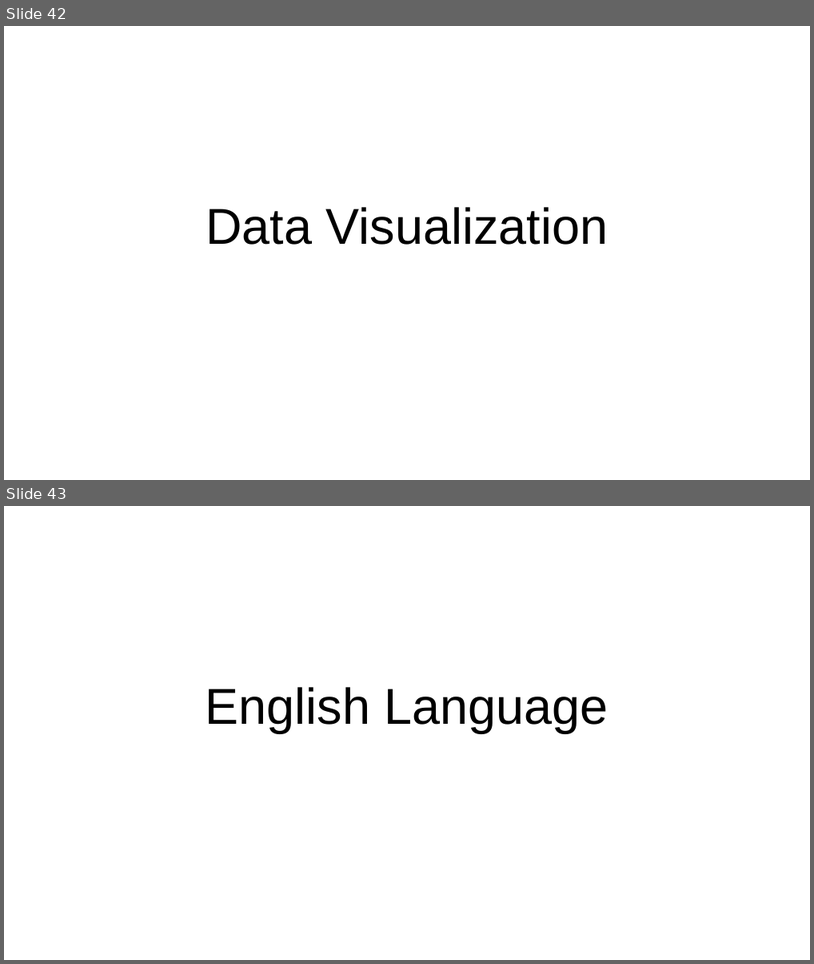
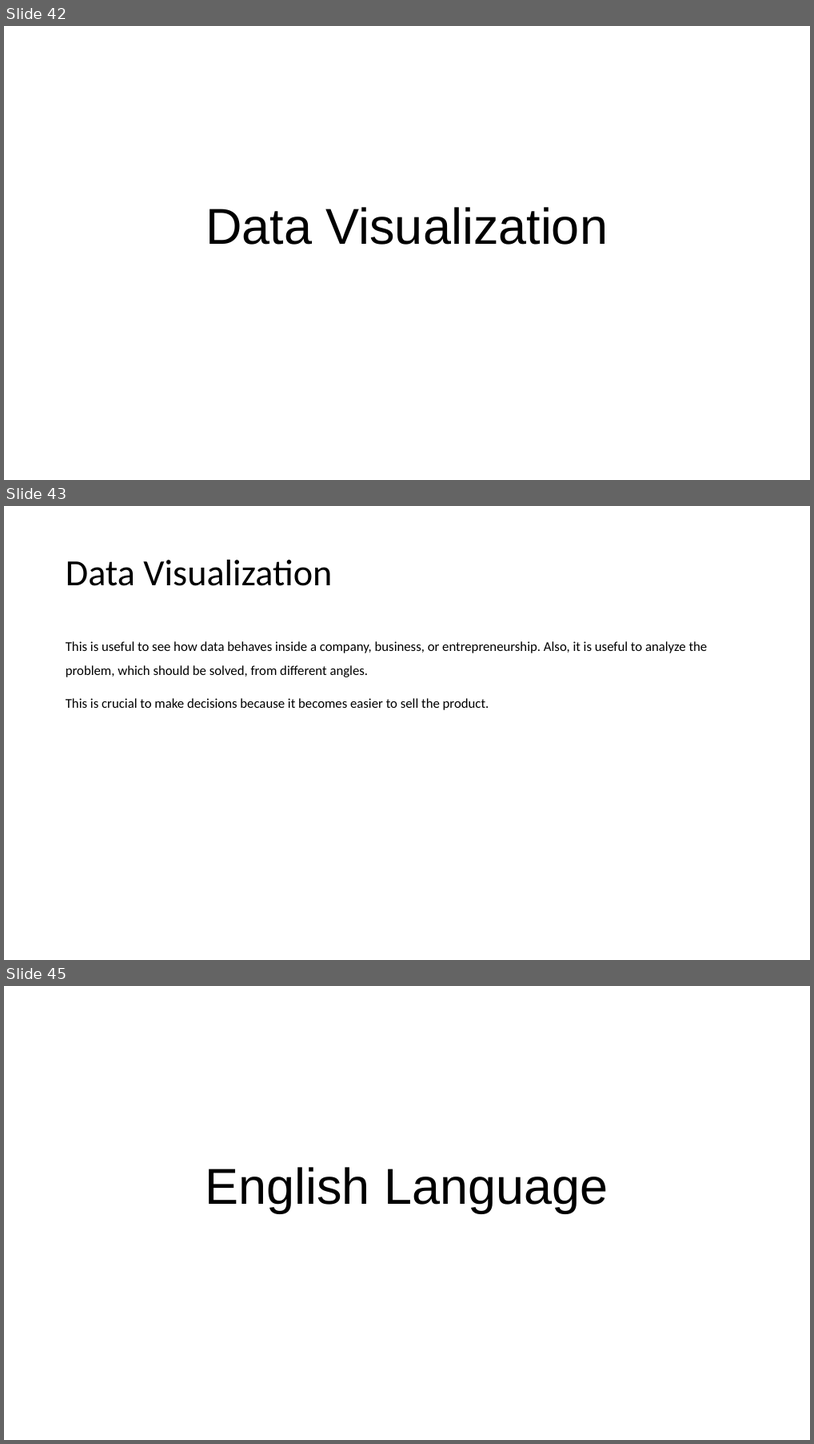
Before and after one commit to abelcondear/course, a slide deck: english/software-engineer.pptx. Shown one above the other, each under a label of ours: slides 42 and 43 before the commit, slides 42, 43 and 45 after it; the slides between them are not shown. The pictures are 814x964 and 814x1444 pixels, drawn with LibreOffice and Linux fonts; fonts in the diff are those of the drawing. Boxes give left, top, right and bottom in pixels: in the first picture for what was removed or moved away, otherwise in the second. Text is boxed around its words. In the diff, an @@ line names an element or a change of style, - is before the commit and + after.

```diff
--- a/english/software-engineer.pptx
+++ b/english/software-engineer.pptx
@@ slide 43 added at box(4, 506, 810, 960), background #FFFFFF @@
@@ title added at box(66, 560, 332, 586), 44 pt, text #000000 @@
+Data Visualization
@@ text added at box(66, 641, 708, 710), 16 pt, text #000000 @@
+This is useful to see how data behaves inside a company, business, or entrepreneurship. Also, it is useful to analyze the problem, which should be solved, from different angles.
+This is crucial to make decisions because it becomes easier to sell the product.
@@ what was slide 43 is now slide 45 @@
```
Also in this commit, not shown: 1 other slide added, 1 other file.
